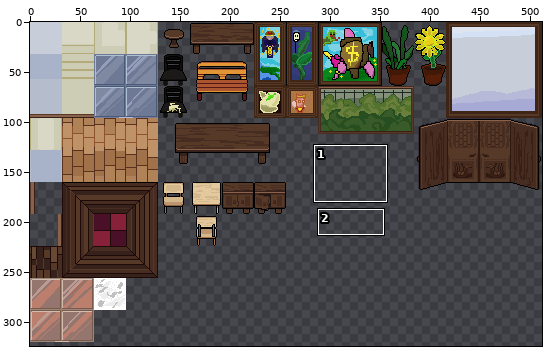
Edited in one commit: sprite sheet (assets/decorations/wooden_floor.png). Above: a wide view before the commit, with the close-up outlined.
Close-up. The starting point:
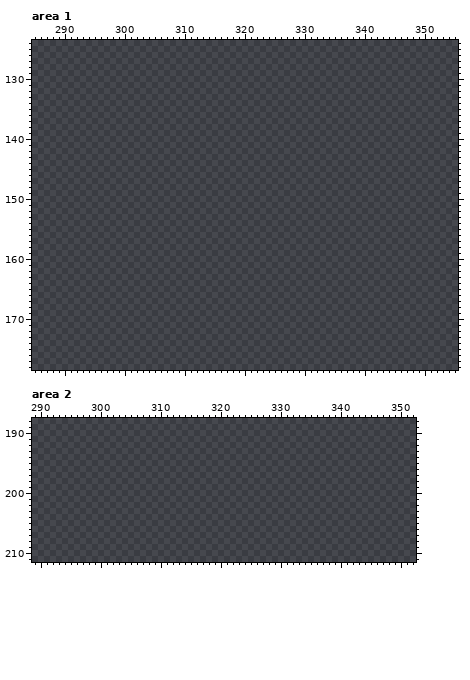
The file is 512x512 pixels. Colours within 5 levels of each other are drawn and written as one. Shown: area 1: x 285..355, y 124..178; area 2: x 289..352, y 188..211. The wide view leaves out empty margins.
Now the later version:
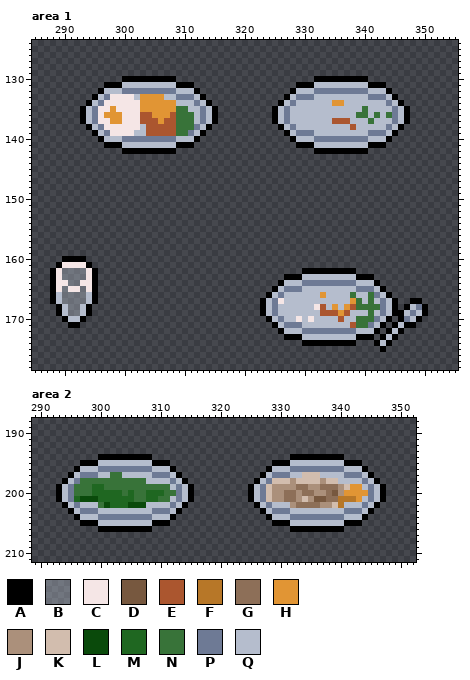
Palette (. is transparent): A #000000  B #b7bfcd62  C #f5e6e6  D #77583f  E #ab562f  F #b77728  G #8d6f58  H #e19534  J #ab907b  K #d2bdae  L #0a4a0b  M #1f6721  N #387339  P #6e7a95  Q #b5bdcd
Edits made:
Changed rows in their new state; - is an unchanged pixel.
Area 1:
first column x 293:
130 -------AAAAAAAAA-----------------------AAAAAAAAA-------
131 ----AAAQQQQQQQQQAAA-----------------AAAQQQQQQQQQAAA----
132 ---AQQQPPPPPPPPPQQQA---------------AQQQPPPPPPPPPQQQA---
133 --AQPCCCCQHHHHQQPPPQA-------------AQPPPQQQQQQQQQPPPQA--
134 -AQPCCCCCCHHHHHHQQQPQA-----------AQPQQQQQQHHQQQQQQQPQA-
135 AQPCCHCCCCHHHHHHNNQQPQA---------AQPQQQQQQQQQQQQNQQQQPQA
136 AQPCHHHCCCEEHHHENNNQPQA---------AQPQQQQQQQQQQQNNQNQNPQA
137 AQPCCHHCCCEEEHEENNNQPQA---------AQPQQQQQQQEEEQQQNQQQPQA
138 -AQPCCCCCCQEEEEENNNPQA-----------AQPQQQQQQQQQEQQQQQPQA-
139 --AQPCCCCQQEEEEENNPQA-------------AQPPPQQQQQQQQQPPPQA--
140 ---AQQQPPPPPPPPPQQQA---------------AQQQPPPPPPPPPQQQA---
141 ----AAAQQQQQQQQQAAA-----------------AAAQQQQQQQQQAAA----
142 -------AAAAAAAAA-----------------------AAAAAAAAA-------
first column x 288:
160 --AAAA---------------------------------------------------------
161 -ACCCCA--------------------------------------------------------
162 ACBBBBCA----------------------------------AAAAAAAAA------------
163 ACBBBBCA-------------------------------AAAQQQQQQQQQAAA---------
164 ACCBBCCA------------------------------AQQQPPPPPPPPPQQQA--------
165 ACBCCBCA-----------------------------AQPPPQQQQQQQQQPPPQA-------
166 AQBBBBQA----------------------------AQPQQQQQQHQQQQNQQNPQA------
167 AQBBBBQA---------------------------AQPCQQQQQQQQQQQHNQNQPQA--AA-
168 -AQBBQA----------------------------AQPQQQQQQCEQHQHENNNNPQA-AQPA
169 -AQBBQA----------------------------AQPQQQQQQQEEEHEQQQNQPQAAQPQA
170 --AQQA------------------------------AQPQQCQCQQQQEQQNNNPQA-APQA-
171 ---AA--------------------------------AQPPPQQQQQQQQENNPQA-AQAA--
172 --------------------------------------AQQQPPPPPPPPPQQQA-AQA----
173 ---------------------------------------AAAQQQQQQQQQAAA-AQA-----
174 ------------------------------------------AAAAAAAAA---AQA------
175 -------------------------------------------------------A-------
Area 2:
first column x 293:
194 -------AAAAAAAAA-----------------------AAAAAAAAA-------
195 ----AAAQQQQQQQQQAAA-----------------AAAQQQQQQQQQAAA----
196 ---AQQQPPPPPPPPPQQQA---------------AQQQPPPPPPPPPQQQA---
197 --AQPPPQQNNQQQQQPPPQA-------------AQPPPQQKKKQQQQPPPQA--
198 -AQPNNNNNNNNNNNQQQQPQA-----------AQPKKKJKKKKJKKQQQQPQA-
199 AQPNNNMMNNNNNNNNNNNQPQA---------AQPKJJJJGGJJGGGJKHHQPQA
200 AQPNNNMMMMMNMNNMMMNNPQA---------AQPKJJGGJGGJJGDJHHHHPQA
201 AQPMLLLMMMMMMNNMMNNQPQA---------AQPKJJGGJKJDDGGFFFHQPQA
202 -AQPQQQNLMMMLLLQQQQPQA-----------AQPQQQJGGGGJJKFQQQPQA-
203 --AQPPPQQQQQQQQQPPPQA-------------AQPPPQQQQQQQQQPPPQA--
204 ---AQQQPPPPPPPPPQQQA---------------AQQQPPPPPPPPPQQQA---
205 ----AAAQQQQQQQQQAAA-----------------AAAQQQQQQQQQAAA----
206 -------AAAAAAAAA-----------------------AAAAAAAAA-------
